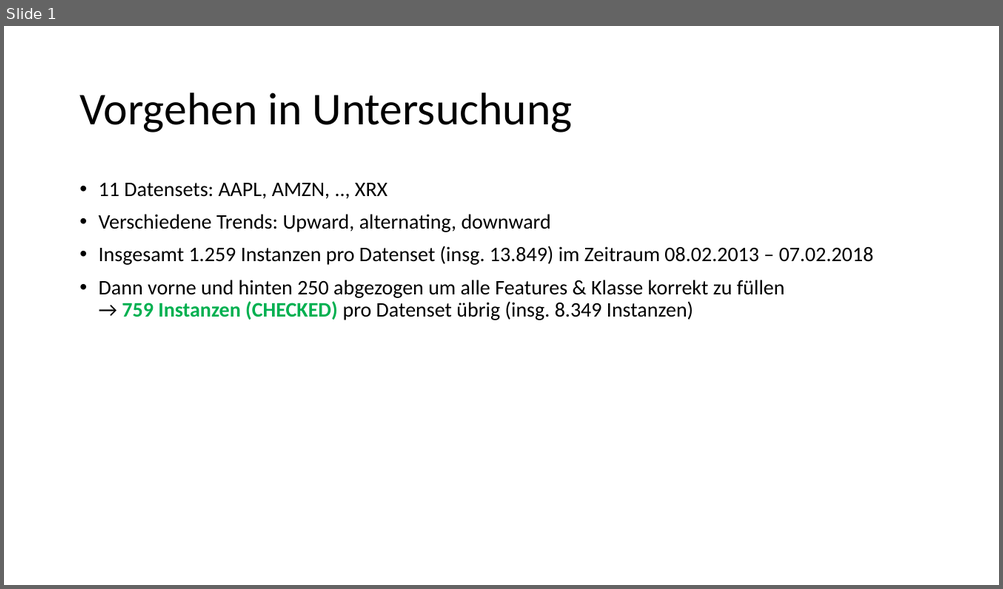
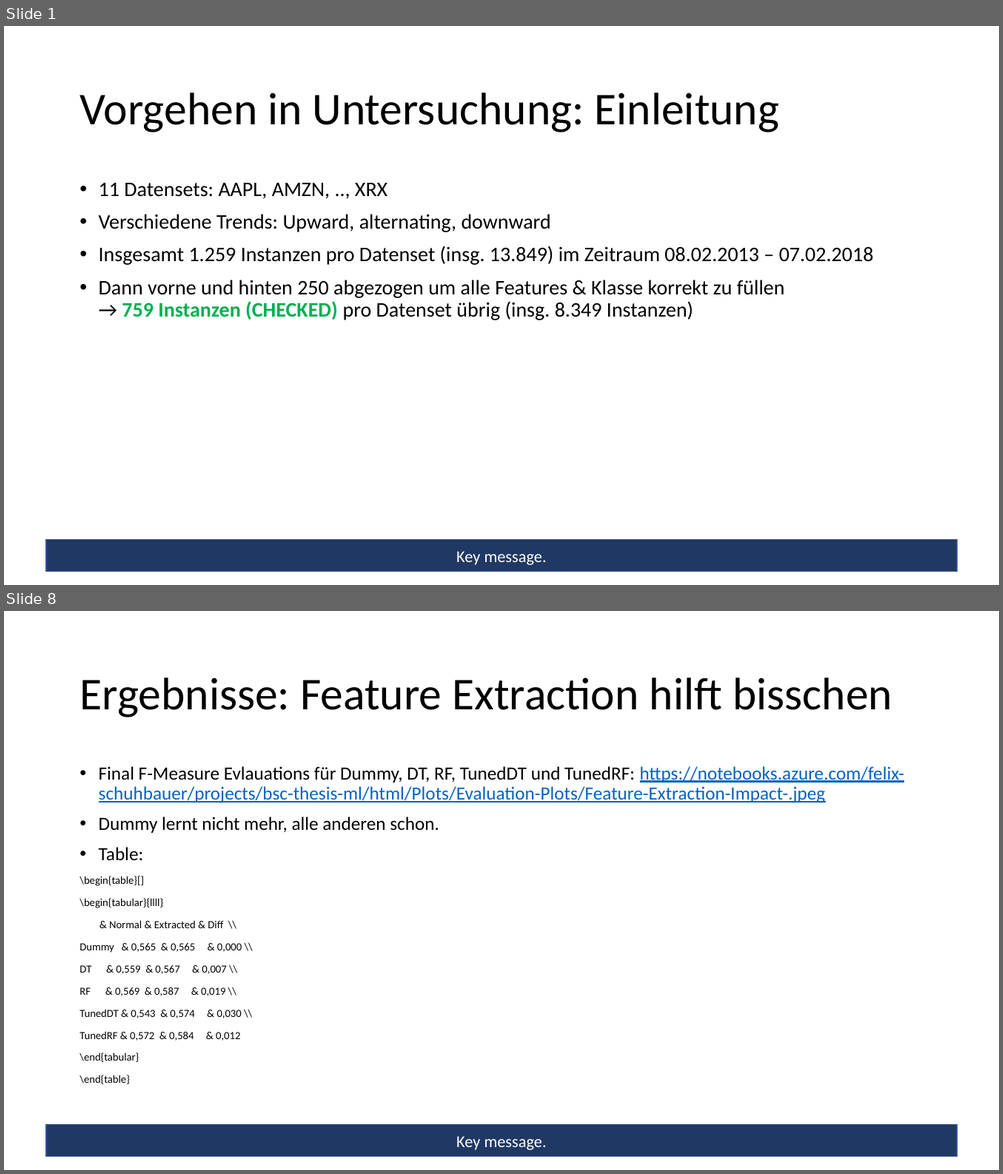
Before and after one commit to feschu/BSc-Thesis-ML, a slide deck: Notes/Dokumentation zum Vorgehen.pptx. Shown one above the other, each under a label of ours: slide 1 before the commit, slides 1 and 8 after it; the slides between them are not shown. The pictures are 1003x589 and 1003x1174 pixels, drawn with LibreOffice and Linux fonts; fonts in the diff are those of the drawing. Boxes give left, top, right and bottom in pixels: in the first picture for what was removed or moved away, otherwise in the second. Text is boxed around its words. In the diff, an @@ line names an element or a change of style, - is before the commit and + after.

Commit message:
Summarized major part of ADJ plots in presentation

```diff
--- a/Notes/Dokumentation zum Vorgehen.pptx
+++ b/Notes/Dokumentation zum Vorgehen.pptx
@@ slide 8 added at bbox=[4, 611, 999, 1170], background #FFFFFF @@
@@ title added at bbox=[79, 678, 892, 718], 44 pt, text #000000 @@
+Ergebnisse: Feature Extraction hilft bisschen
@@ text added at bbox=[79, 766, 904, 1085], 18 pt, text #000000 @@
+• Final F-Measure Evlauations für Dummy, DT, RF, TunedDT und TunedRF: https://notebooks.azure.com/felix-schuhbauer/projects/bsc-thesis-ml/html/Plots/Evaluation-Plots/Feature-Extraction-Impact-.jpeg
+• Dummy lernt nicht mehr, alle anderen schon.
+• Table:
+\begin{table}[]
+\begin{tabular}{llll}
+& Normal & Extracted & Diff \\
+Dummy & 0,565 & 0,565 & 0,000 \\
+DT & 0,559 & 0,567 & 0,007 \\
+RF & 0,569 & 0,587 & 0,019 \\
+TunedDT & 0,543 & 0,574 & 0,030 \\
+TunedRF & 0,572 & 0,584 & 0,012
+\end{tabular}
+\end{table}
@@ rectangle added at bbox=[45, 1125, 956, 1157], fill #203864, outline #325491 1 pt, 16 pt, text #FFFFFF @@
+Key message.
@@ slide 1 changed as well @@
@@ title at bbox=[79, 93, 780, 133]: text changed @@
-Vorgehen in Untersuchung
+Vorgehen in Untersuchung: Einleitung
@@ rectangle added at bbox=[45, 540, 956, 572], fill #203864, outline #325491 1 pt, 16 pt, text #FFFFFF @@
+Key message.
```
Also in this commit, not shown: 14 other slides added, 2 slides removed, 2 other files.
